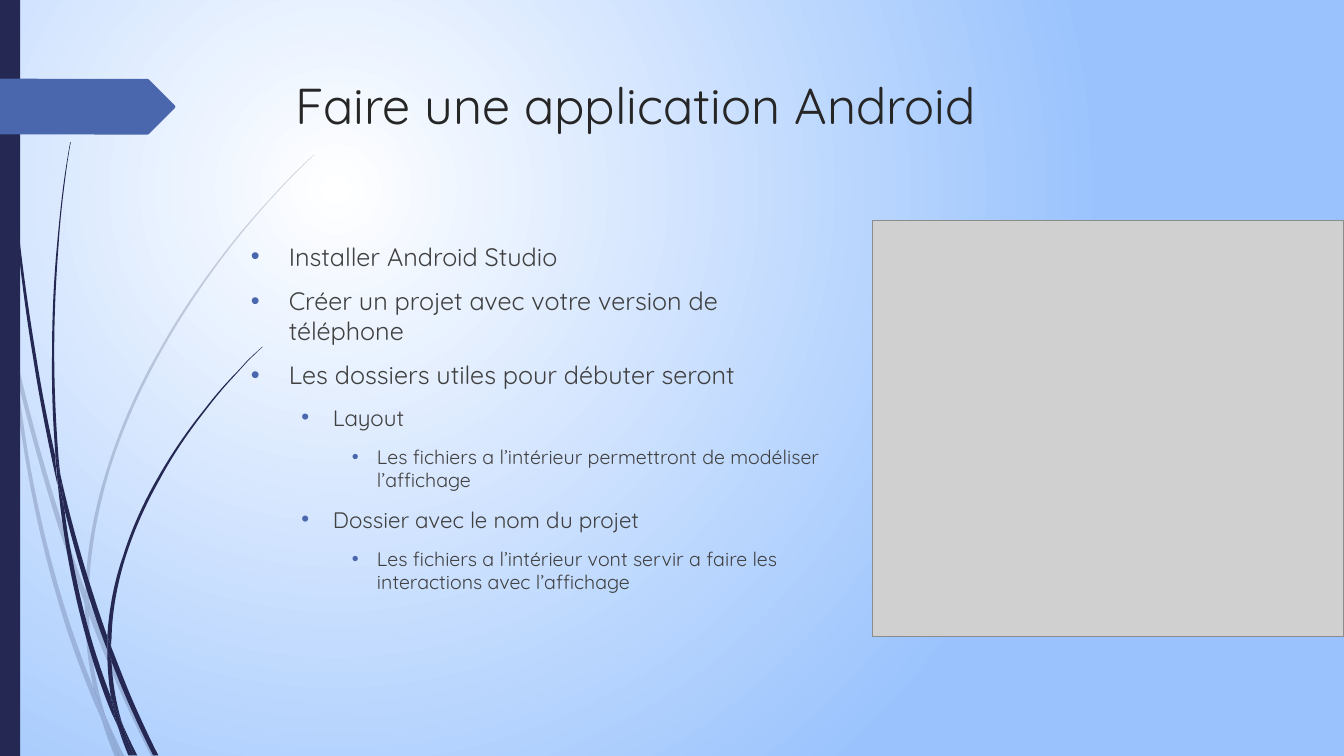
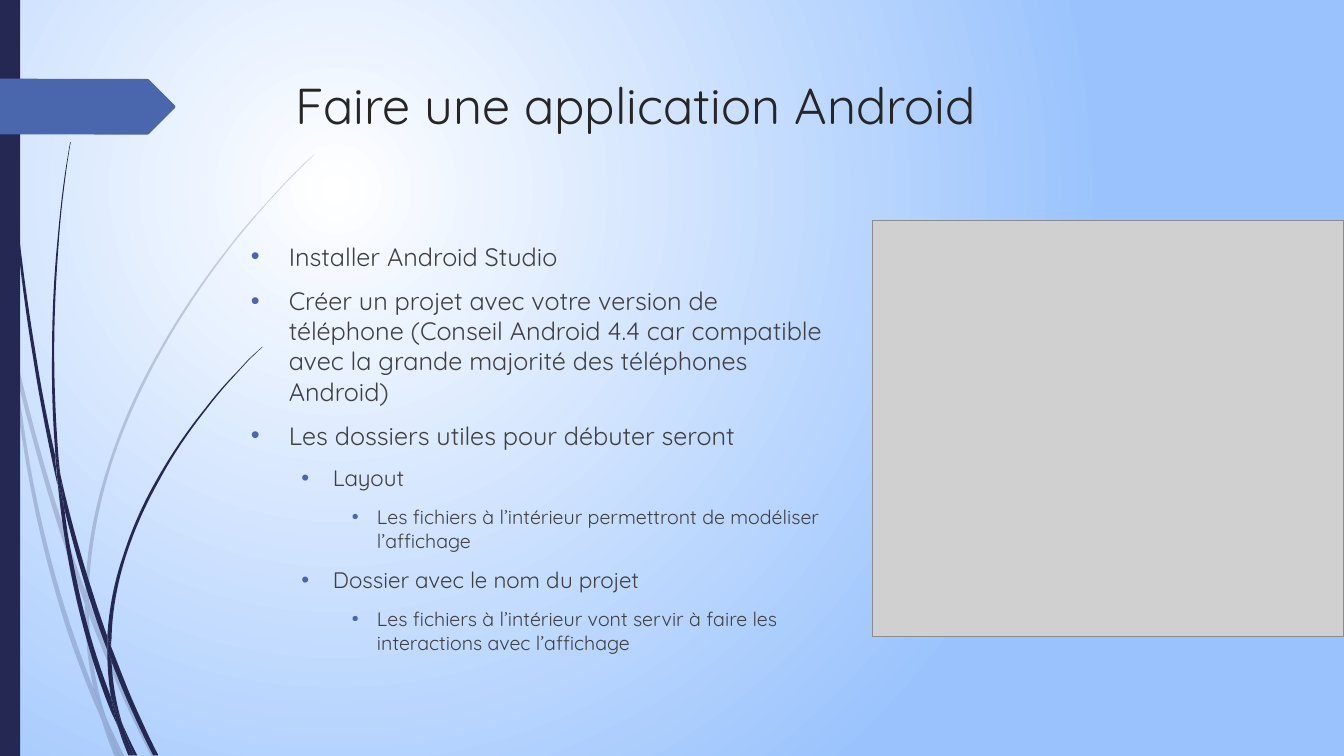
Before and after one commit to PandaPoPy/arduino_thinkcode, a slide deck: slide 7 of cours/Irondelle.pptx. Drawn at 1344x756 pixels with LibreOffice and Linux fonts; fonts in the diff are those of the drawing; grey boxes stand for pictures. Boxes give left, top, right and bottom in pixels: in the first picture for what was removed or moved away, otherwise in the second. Text is boxed around its words. In the diff, an @@ line names an element or a change of style, - is before the commit and + after.

```diff
--- a/cours/Irondelle.pptx
+++ b/cours/Irondelle.pptx
@@ text at <box>289,291,822,406</box>: text changed @@
-• Créer un projet avec votre version de téléphone
+• Créer un projet avec votre version de téléphone (Conseil Android 4.4 car compatible avec la grande majorité des téléphones Android)
@@ text at <box>377,509,819,552</box>: text changed @@
-    • Les fichiers a l’intérieur permettront de modéliser l’affichage
+    • Les fichiers à l’intérieur permettront de modéliser l’affichage
@@ text at <box>377,611,777,654</box>: text changed @@
-    • Les fichiers a l’intérieur vont servir a faire les interactions avec l’affichage
+    • Les fichiers à l’intérieur vont servir à faire les interactions avec l’affichage
```
Also in this commit, not shown: 9 other slides changed, 1 slide added, 5 other files.
